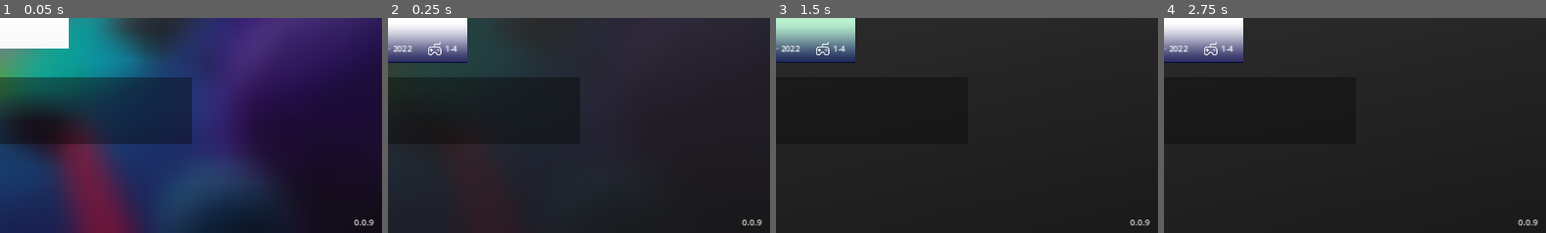
Above: before the commit, frames 1-4 (left to right).
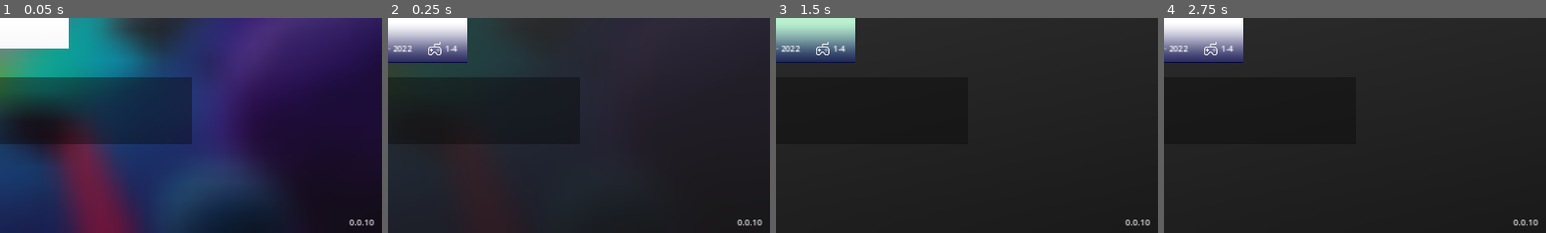
Above: after the commit, the same moments.

Repository: MrEliptik/game_launcher
Game: Godot game, scene res://scenes/app/app.tscn
Two runs of this game, one before a commit and one after it. Both use one fixed random seed, a clock stepped at 60 frames per second and the inputs below.
Inputs (mouse positions are % of the whole screen's width and height, from its top left):
- Up to frame 1 (0.05 s): no input
- Up to frame 2 (0.25 s): no input
- Up to frame 3 (1.5 s): move the mouse to (72, 45) at 0.52 s; hold Right (ui_right) 0.53-1.28 s; tap Enter at 1.25 s; move the mouse to (30, 55) at 1.27 s; hold Left (ui_left) from 1.28 s (still down)
- Up to frame 4 (2.75 s): tap Space at 2 s; move the mouse to (60, 28) at 2.02 s; release Left (ui_left) at 2.03 s; hold Right (ui_right) from 2.03 s (still down)
The pictures show only the part of the screen within x 50-100%, y 49-99%; the shares and areas given below are measured in that part.

The runs differ from the first frame. In frame 1, 0.1% of the frame differs, in the area x 91-98%, y 93-97%; in frame 2, 0.1%; in frame 3, 0.1%; in frame 4, 0.1%.
Error in both runs: Invalid call. Nonexistent function 'has' in base 'Nil'. (res://shared/utils/update_checker.gd:29)

Commit message:
bump version

Diff:
--- a/project.godot
+++ b/project.godot
@@ -11,7 +11,7 @@
 [application]
 
 config/name="Game launcher"
-config/version="0.0.9"
+config/version="0.0.10"
 config/tags=PackedStringArray("tool")
 run/main_scene="res://scenes/app/app.tscn"
 config/features=PackedStringArray("4.3", "GL Compatibility")
